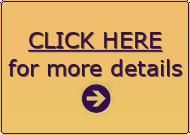
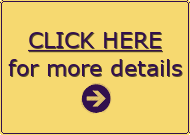
The second (190, 135) image is a revision of the first. Changes to its layers:
painted on "Pasted Layer copy" over (x1=0, y1=0, x2=190, y2=135)
